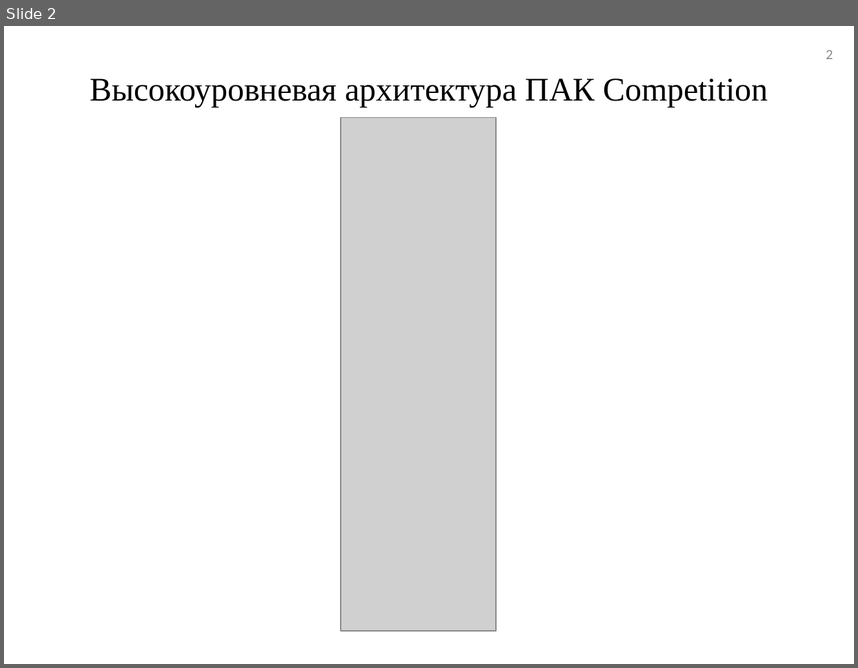
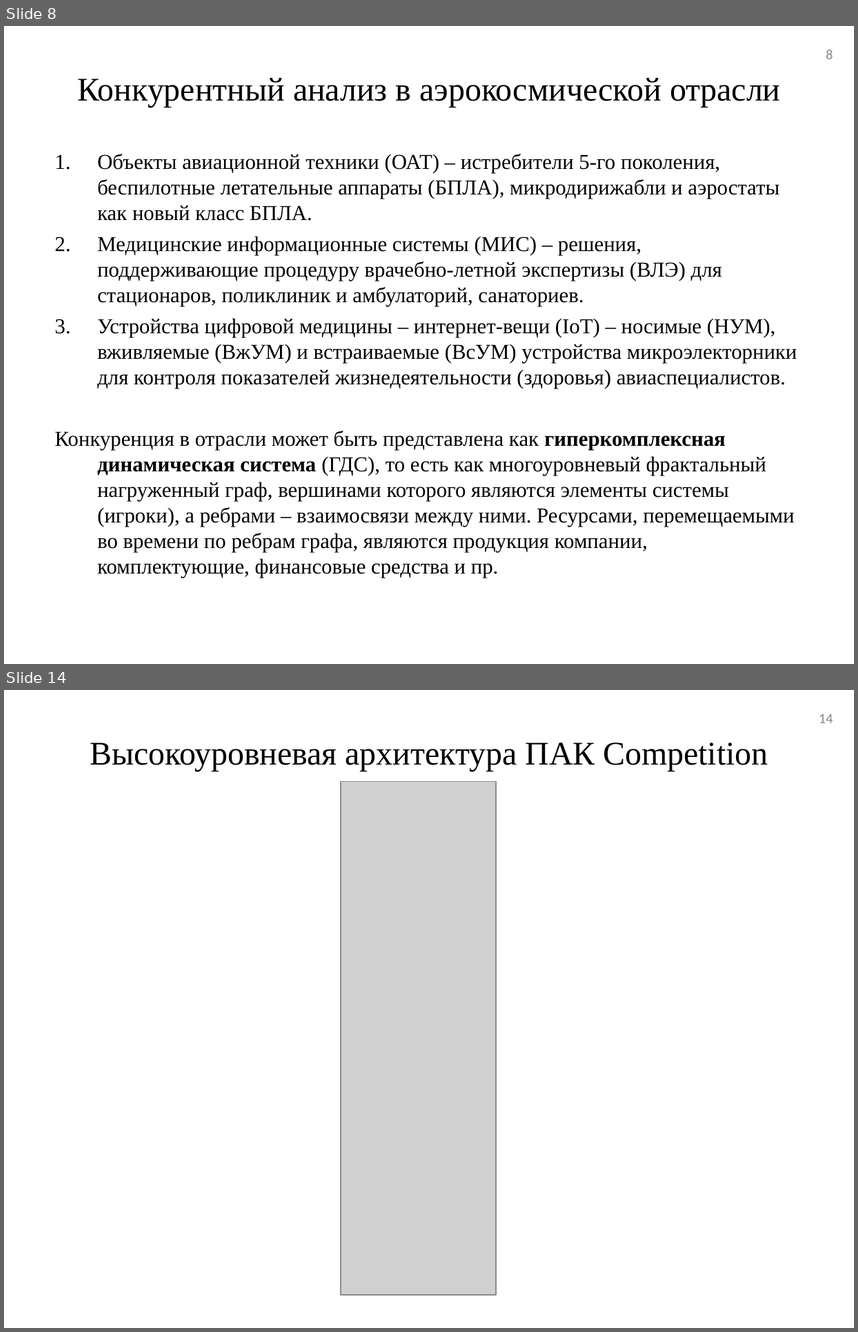
Before and after one commit to tehdoorsareopen/science, a slide deck: Предзащита/Презентация/Презентация_v01.ppt. Shown one above the other, each under a label of ours: slide 2 before the commit, slides 8 and 14 after it; the slides between them are not shown. The pictures are 858x668 and 858x1332 pixels, drawn with LibreOffice and Linux fonts; fonts in the diff are those of the drawing; grey boxes stand for pictures. Boxes give left, top, right and bottom in pixels: in the first picture for what was removed or moved away, otherwise in the second. Text is boxed around its words. In the diff, an @@ line names an element or a change of style, - is before the commit and + after.

```diff
--- a/Предзащита/Презентация/Презентация_v01.ppt
+++ b/Предзащита/Презентация/Презентация_v01.ppt
@@ slide 8 added at bbox=[4, 26, 854, 664], background #FFFFFF @@
@@ page number added at bbox=[826, 49, 833, 59], 12 pt, text #898989 @@
+8
@@ title added at bbox=[77, 78, 781, 107], 28 pt, text #000000 @@
+Конкурентный анализ в аэрокосмической отрасли
@@ text added at bbox=[55, 154, 797, 577], 18 pt, text #000000 @@
+1. Объекты авиационной техники (ОАТ) – истребители 5-го поколения, беспилотные летательные аппараты (БПЛА), микродирижабли и аэростаты как новый класс БПЛА.
+2. Медицинские информационные системы (МИС) – решения, поддерживающие процедуру врачебно-летной экспертизы (ВЛЭ) для стационаров, поликлиник и амбулаторий, санаториев.
+3. Устройства цифровой медицины – интернет-вещи (IoT) – носимые (НУМ), вживляемые (ВжУМ) и встраиваемые (ВсУМ) устройства микроэлекторники для контроля показателей жизнедеятельности (здоровья) авиаспециалистов.
+Конкуренция в отрасли может быть представлена как гиперкомплексная динамическая система (ГДС), то есть как многоуровневый фрактальный нагруженный граф, вершинами которого являются элементы системы (игроки), а ребрами – взаимосвязи между ними. Ресурсами, перемещаемыми во времени по ребрам графа, являются продукция компании, комплектующие, финансовые средства и пр.
@@ what was slide 2 is now slide 14 @@
@@ page number at bbox=[819, 714, 833, 723]: text changed @@
-2
+14
```
Also in this commit, not shown: 1 slide changed, 11 other slides added, 3 other files.
